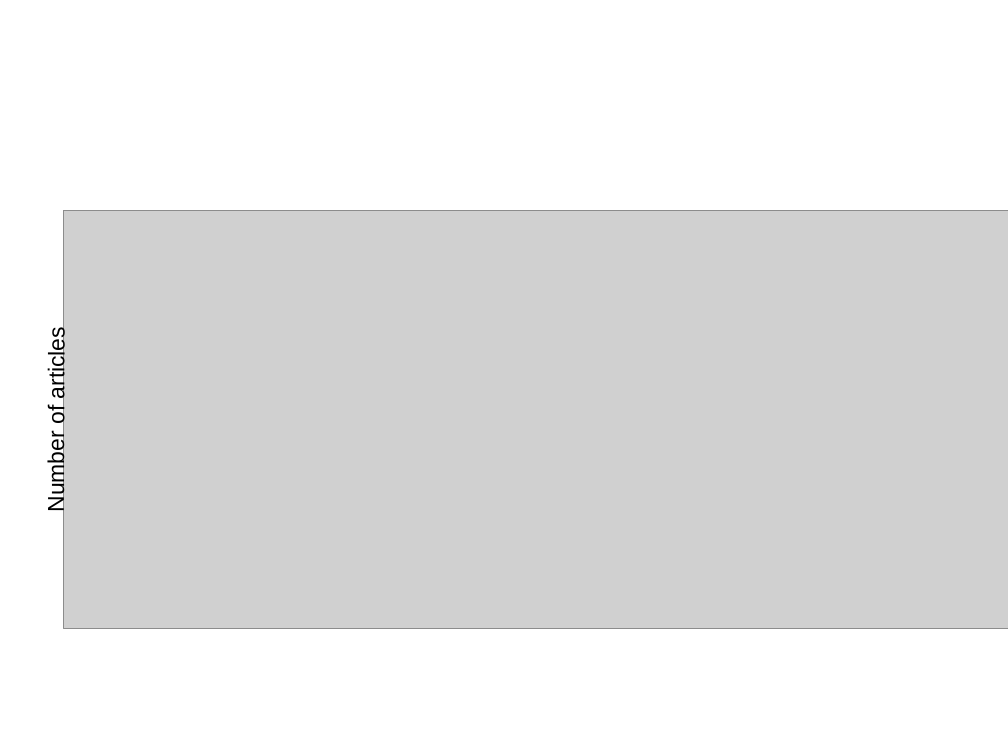
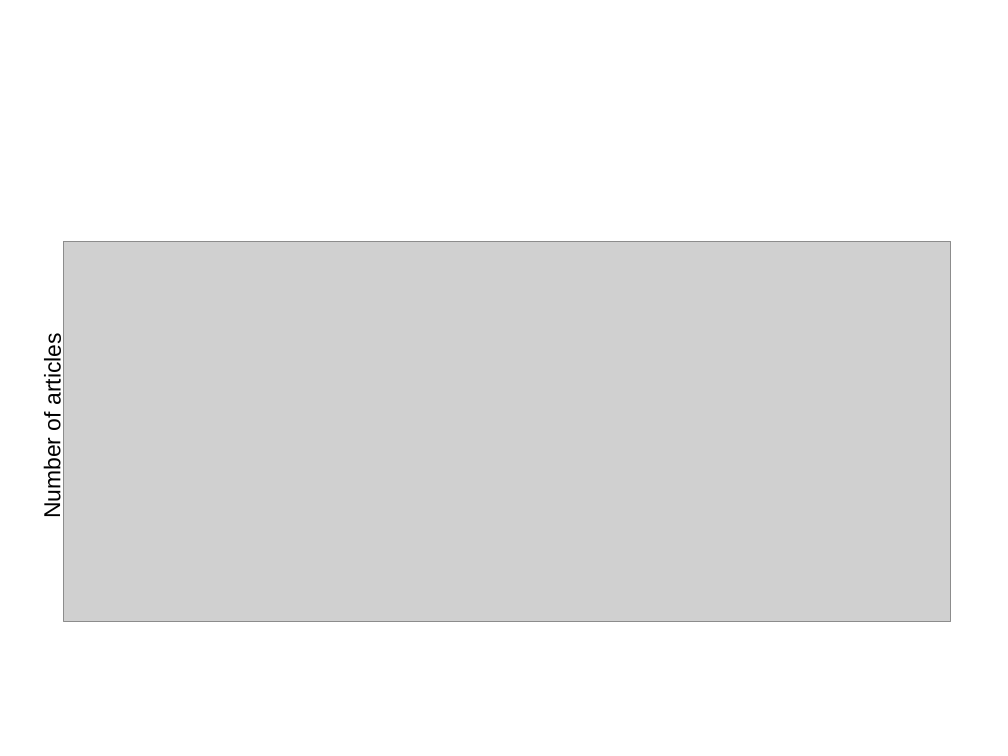
Before and after one commit to akarazeev/BioHack2017, a slide deck: slide 8 of biohack-alzheimers-prestntoion.odp. Drawn at 1008x756 pixels with LibreOffice and Linux fonts; fonts in the diff are those of the drawing; grey boxes stand for pictures. Boxes give left, top, right and bottom in pixels: in the first picture for what was removed or moved away, otherwise in the second. Text is boxed around its words. In the diff, an @@ line names an element or a change of style, - is before the commit and + after.

```diff
--- a/biohack-alzheimers-prestntoion.odp
+++ b/biohack-alzheimers-prestntoion.odp
@@ text "Number of articles": place and size @@
-text "Number of articles" at [43,334,70,510]
+text "Number of articles" at [40,340,66,516]
@@ picture: place and size @@
-picture at [64,210,1008,628]
+picture at [64,241,951,622]
```
Also in this commit, not shown: 1 other slide changed, 1 other file.
